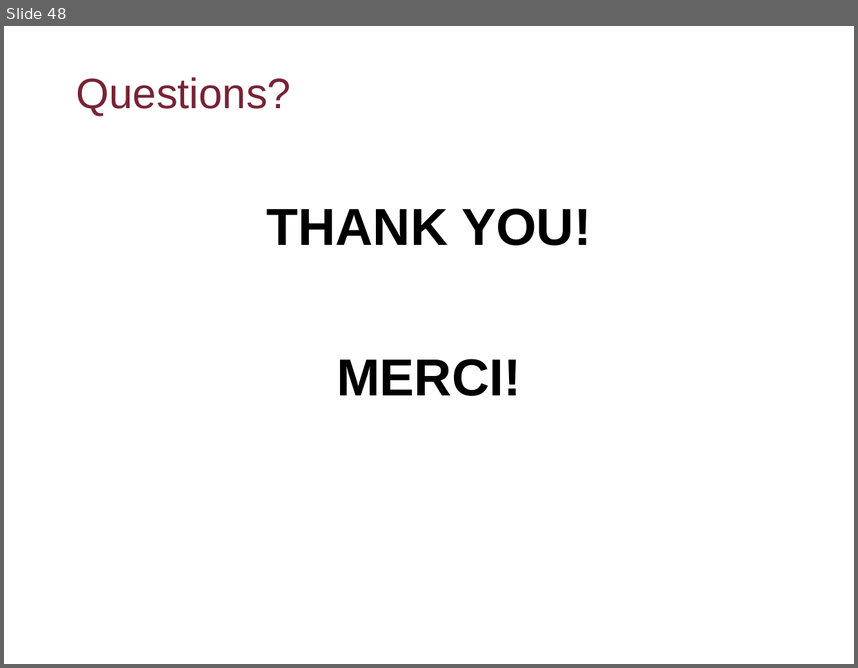
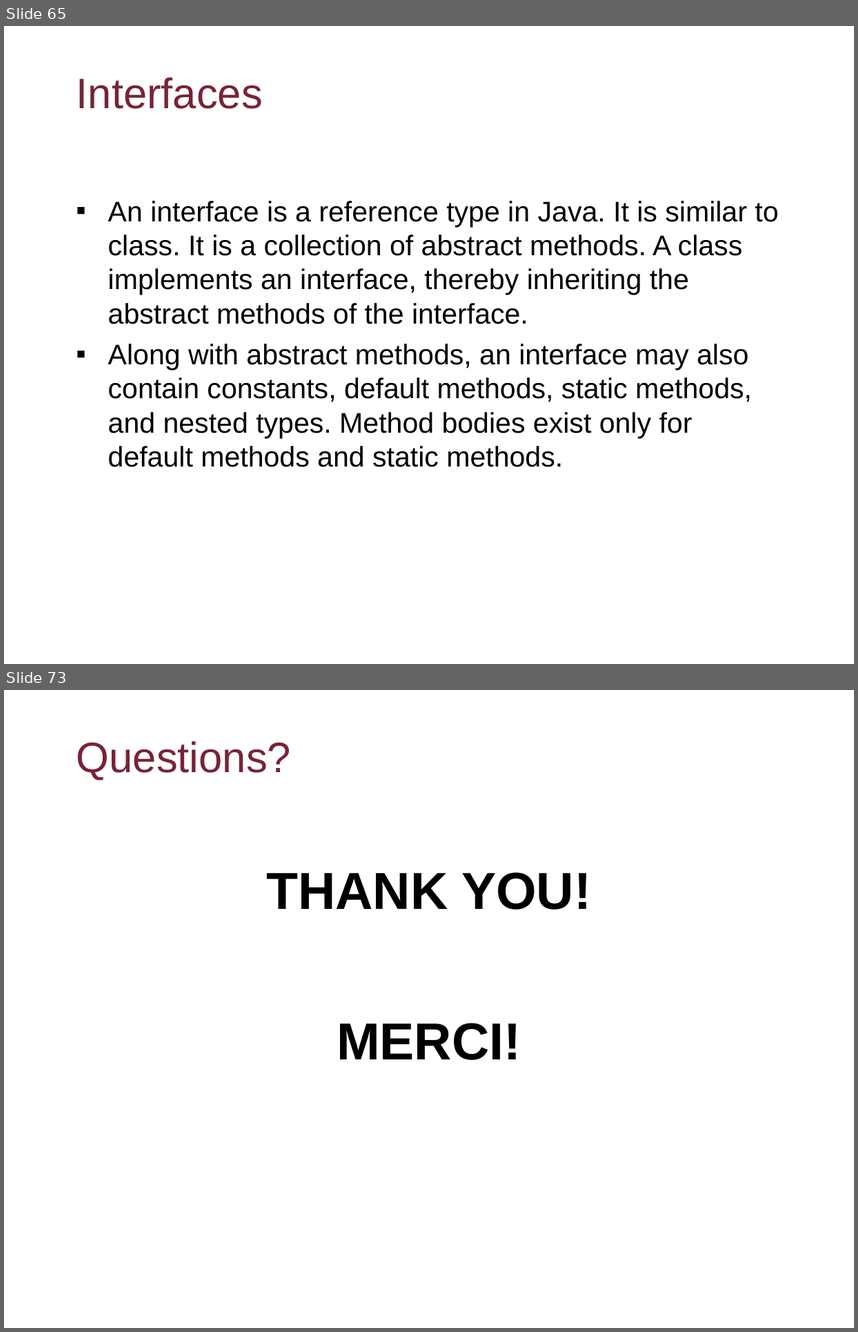
Before and after one commit to flyworker/java-workshop, a slide deck: Advanced Java Workshop-Concordia.ppt. Shown one above the other, each under a label of ours: slide 48 before the commit, slides 65 and 73 after it; the slides between them are not shown. The pictures are 858x668 and 858x1332 pixels, drawn with LibreOffice and Linux fonts; fonts in the diff are those of the drawing; background and template pictures are left out. Boxes give left, top, right and bottom in pixels: in the first picture for what was removed or moved away, otherwise in the second. Text is boxed around its words. In the diff, an @@ line names an element or a change of style, - is before the commit and + after.

```diff
--- a/Advanced Java Workshop-Concordia.ppt
+++ b/Advanced Java Workshop-Concordia.ppt
@@ slide 65 added at (4, 26, 854, 664), background picture (left out) @@
@@ title added at (76, 77, 263, 109), 36 pt, text #782336 @@
+Interfaces
@@ text added at (108, 201, 778, 467), 24 pt, text #000000 @@
+▪ An interface is a reference type in Java. It is similar to class. It is a collection of abstract methods. A class implements an interface, thereby inheriting the abstract methods of the interface.
+▪ Along with abstract methods, an interface may also contain constants, default methods, static methods, and nested types. Method bodies exist only for default methods and static methods.
@@ what was slide 48 is now slide 73 @@
```
Also in this commit, not shown: 24 other slides added, 9 other files.
